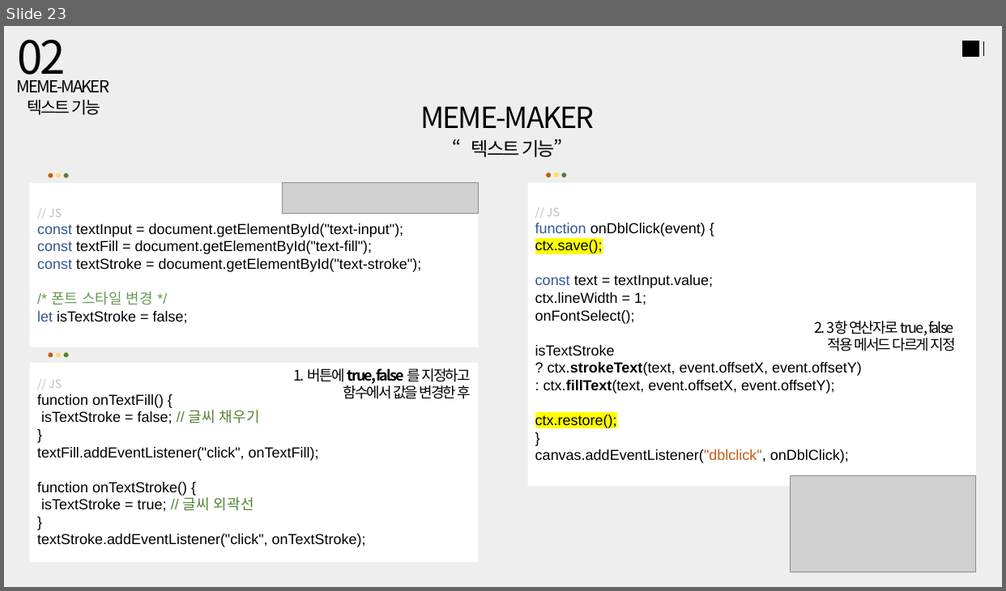
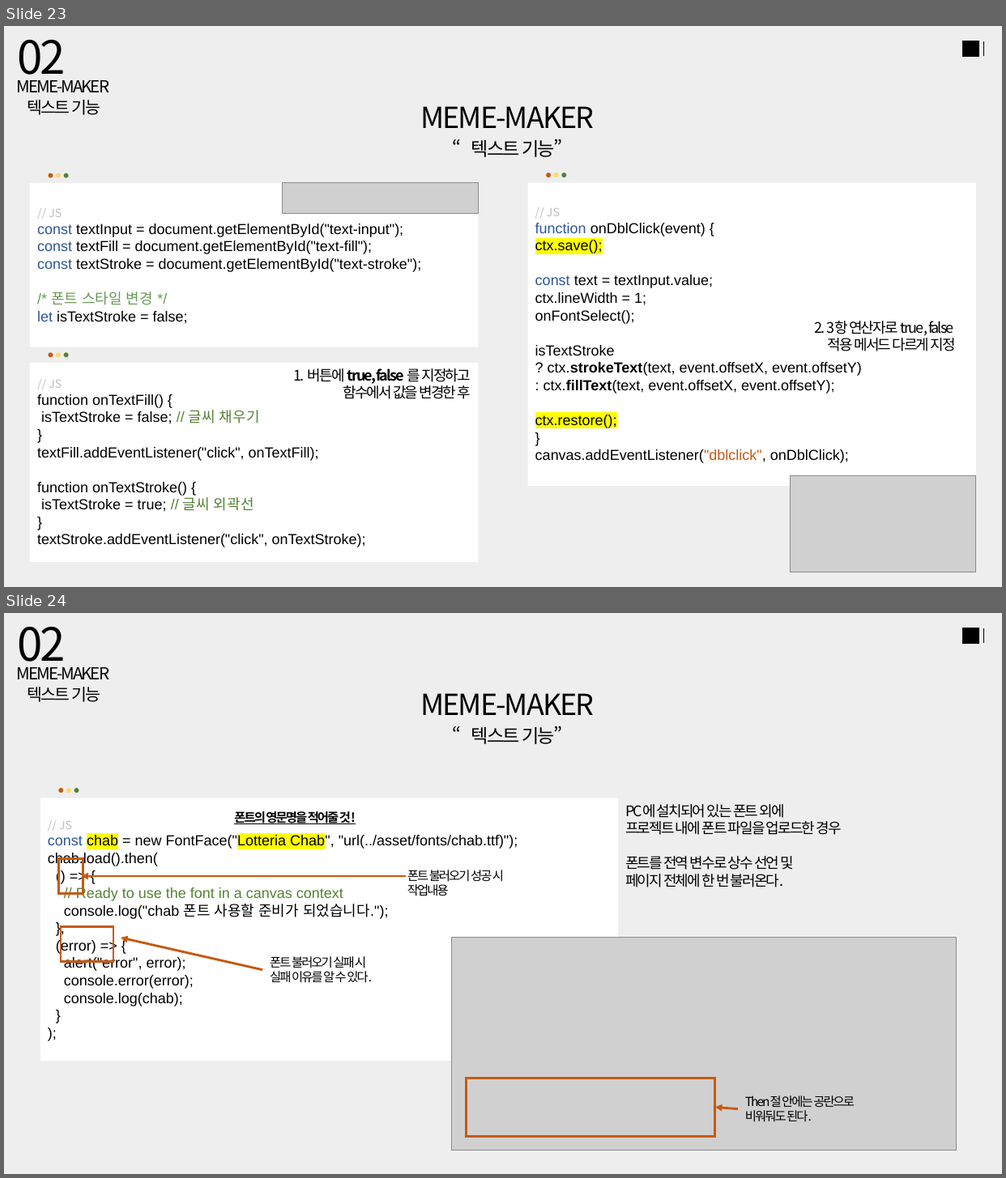
Before and after one commit to jeongjayun/MEME-MAKER, a slide deck: mememaker.pptx. Shown one above the other, each under a label of ours: slide 23 before the commit, slides 23 and 24 after it. The pictures are 1006x591 and 1006x1178 pixels, drawn with LibreOffice and Linux fonts; fonts in the diff are those of the drawing; grey boxes stand for pictures. Boxes give left, top, right and bottom in pixels: in the first picture for what was removed or moved away, otherwise in the second. Text is boxed around its words. In the diff, an @@ line names an element or a change of style, - is before the commit and + after.

```diff
--- a/mememaker.pptx
+++ b/mememaker.pptx
@@ slide 24 added at <box>4,613,1002,1174</box>, background #EEEEEE @@
@@ text added at <box>18,627,66,673</box>, 44 pt, text #000000 @@
+02
@@ rectangle added at <box>963,628,978,644</box>, fill #000000, outline #000000 1 pt @@
@@ line added from (984, 643) to (984, 628), #000000 0.5 pt @@
@@ text added at <box>17,667,109,702</box>, 16 pt, text #000000 @@
+MEME-MAKER
+텍스트 기능
@@ text added at <box>421,693,594,715</box>, 28 pt, text #000000 @@
+MEME-MAKER
@@ text added at <box>471,726,562,744</box>, 18 pt, text #000000 @@
+“텍스트 기능”
@@ rectangle added at <box>40,798,619,1061</box>, fill #FFFFFF, 14 pt, text #000000 @@
+// JS
+const chab = new FontFace("Lotteria Chab", "url(../asset/fonts/chab.ttf)");
+chab.load().then(
+() => {
+// Ready to use the font in a canvas context
+console.log("chab 폰트 사용할 준비가 되었습니다.");
+},
+(error) => {
+alert("error", error);
+console.error(error);
+console.log(chab);
+}
+);
@@ ellipse added at <box>58,788,63,793</box>, fill #C55A11 @@
@@ ellipse added at <box>66,788,70,793</box>, fill #FFD966 @@
@@ ellipse added at <box>74,788,79,793</box>, fill #548235 @@
@@ text added at <box>625,804,842,888</box>, 14 pt, text #000000 @@
+PC에 설치되어 있는 폰트 외에
+프로젝트 내에 폰트 파일을 업로드한 경우
+폰트를 전역 변수로 상수 선언 및
+페이지 전체에 한 번 불러온다.
@@ text added at <box>234,809,356,825</box>, 12 pt, text #000000, bold, underline @@
+폰트의 영문명을 적어줄 것!
@@ rectangle added at <box>58,859,83,894</box>, outline #C55A11 2.25 pt @@
@@ arrow added from (405, 876) to (81, 876), #C55A11 2.25 pt @@
@@ text added at <box>407,870,504,897</box>, 12 pt, text #000000 @@
+폰트 불러오기 성공 시
+작업내용
@@ rectangle added at <box>61,926,113,961</box>, outline #C55A11 2.25 pt @@
@@ arrow added from (262, 970) to (121, 938), #C55A11 2.25 pt @@
@@ picture added at <box>452,938,957,1152</box> @@
@@ text added at <box>270,956,372,983</box>, 12 pt, text #000000 @@
+폰트 불러오기 실패 시
+실패 이유를 알 수 있다.
@@ rectangle added at <box>466,1079,715,1136</box>, outline #C55A11 2.25 pt @@
@@ text added at <box>745,1096,854,1122</box>, 12 pt, text #000000 @@
+Then절 안에는 공란으로
+비워둬도 된다.
@@ arrow added from (738, 1110) to (715, 1108), #C55A11 2.25 pt @@
```
Also in this commit, not shown: 2 slides changed, 1 other slide added, 2 other files.
